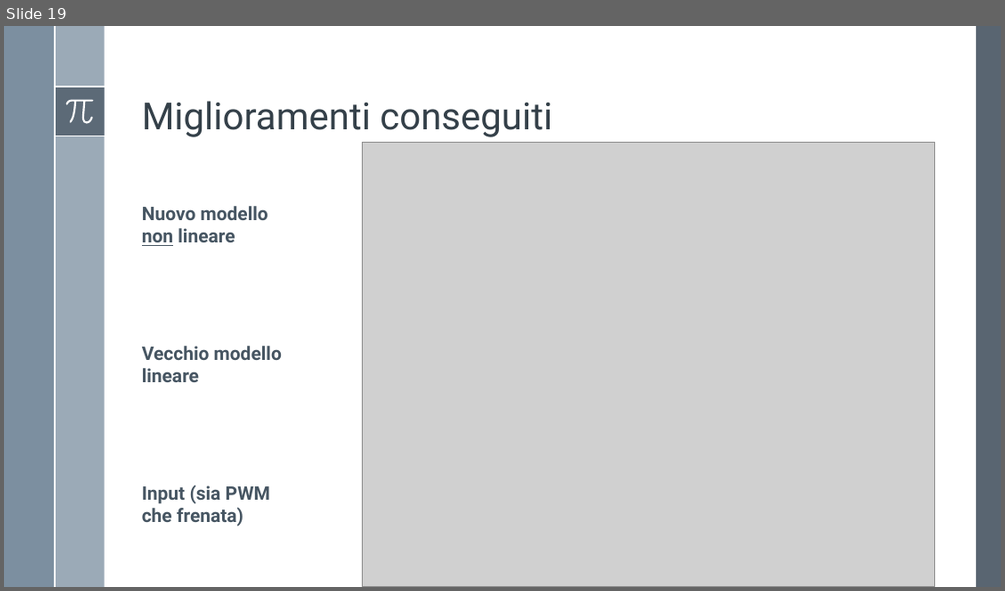
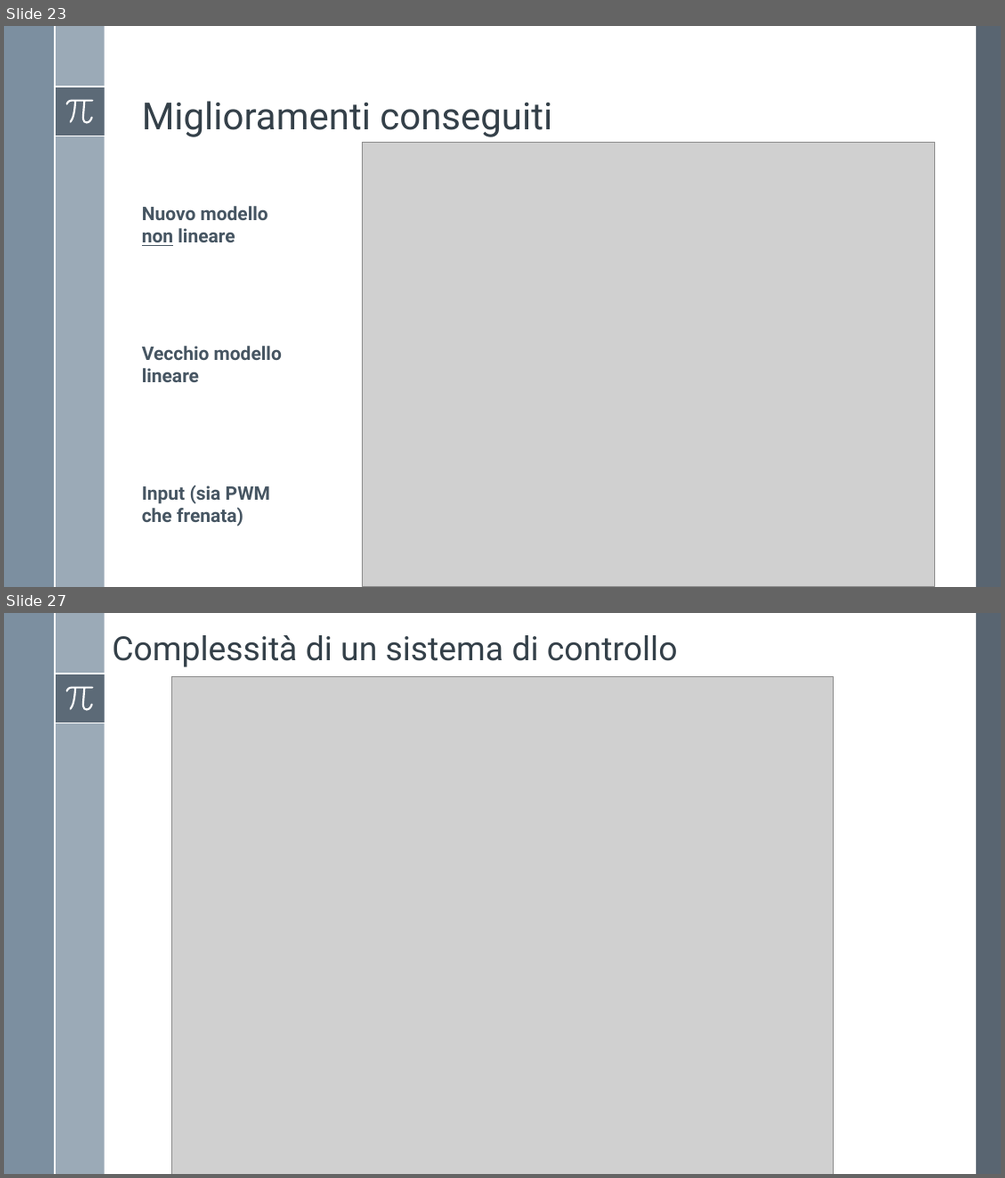
Before and after one commit to Alfystar/mv-Project, a slide deck: 00_Relazione/2-Modello e identificazione di un motore DC/Modello e identificazione di un motore DC.pptx. Shown one above the other, each under a label of ours: slide 19 before the commit, slides 23 and 27 after it; the slides between them are not shown. The pictures are 1005x591 and 1005x1178 pixels, drawn with LibreOffice and Linux fonts; fonts in the diff are those of the drawing; grey boxes stand for pictures. Boxes give left, top, right and bottom in pixels: in the first picture for what was removed or moved away, otherwise in the second. Text is boxed around its words. In the diff, an @@ line names an element or a change of style, - is before the commit and + after.

```diff
--- a/00_Relazione/2-Modello e identificazione di un motore DC/Modello e identificazione di un motore DC.pptx
+++ b/00_Relazione/2-Modello e identificazione di un motore DC/Modello e identificazione di un motore DC.pptx
@@ slide 27 added at (4,613,1001,1174), background #FFFFFF; not listed: 8 template elements that a slide beside it also shows @@
@@ title added at (112,635,678,667), 32 pt, text #35404A @@
+Complessità di un sistema di controllo
@@ picture added at (171,676,834,1174) @@
@@ what was slide 19 is now slide 23 @@
```
Also in this commit, not shown: 1 slide changed, 8 other slides added, 12 other files.
